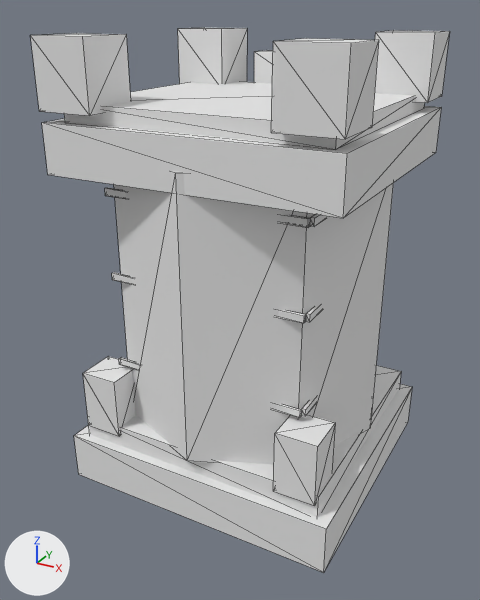
The FBX model factory/unity-src/hyeopgok-sasu/Resources/HyeopgokSasu/Models/tower_base_l3.fbx, before and after one commit.
The view is the same before and after, from a camera (50 mm lens) standing at (1.17, -2.26, 1.85) and looking at (-0.03, -0.07, 0.76). Lighting does not change. The marker at lower left points along +X, +Y and +Z. The older version comes first. Mesh edges are drawn as thin lines. Where no turn or scale is listed for an object, it has been applied to the vertices. Vertices at exactly the same position are counted once.

Script lines for the objects in view, before the commit:
```python
me_tower_base_l3_mesh = bpy.data.meshes.new('tower_base_l3_mesh')
me_tower_base_l3_mesh.from_pydata(...)  # 240 vertices, 348 faces; spans x -0.57..0.57, y -0.54..0.56, z 0.0..1.77
me_tower_base_l3_mesh.materials.append(mat_tower_base_l3_vertexpalette)  # white #e7e7e7
ob_tower_base_l3 = bpy.data.objects.new('tower_base_l3', me_tower_base_l3_mesh)
ob_tower_base_l3.location = (0.0, 0.0, 0.0)
```
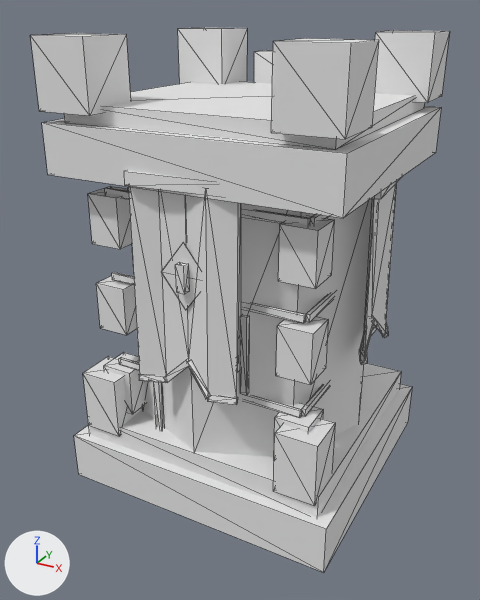
Location of each change, (x1, y1, x2, y2) in pixels of the pictures (480 x 600 px; the box of a moved part takes in the faces that stretch with it):
```json
{"part": 1, "of": "me_tower_base_l3_mesh", "change": "added", "after": [128, 187, 372, 457]}
{"part": 2, "of": "me_tower_base_l3_mesh", "change": "added", "after": [104, 353, 146, 414]}
{"part": 3, "of": "me_tower_base_l3_mesh", "change": "added", "after": [274, 403, 323, 450]}
{"part": 4, "of": "me_tower_base_l3_mesh", "change": "added", "after": [96, 273, 137, 335]}
{"part": 5, "of": "me_tower_base_l3_mesh", "change": "added", "after": [276, 317, 328, 385]}
{"part": 6, "of": "me_tower_base_l3_mesh", "change": "added", "after": [88, 186, 132, 249]}
{"part": 7, "of": "me_tower_base_l3_mesh", "change": "added", "after": [278, 216, 334, 289]}
{"part": 8, "of": "me_tower_base_l3_mesh", "change": "moved or reshaped", "after": [161, 243, 196, 310], "on screen": "not visible before"}
{"part": 9, "of": "me_tower_base_l3_mesh", "change": "moved or reshaped", "after": [175, 262, 189, 294], "on screen": "not visible before"}
{"part": 10, "of": "me_tower_base_l3_mesh", "change": "reshaped", "before": [114, 171, 394, 465], "after": [124, 171, 402, 405]}
```

Scene script edits in JSON lines:
```json
{"block": "me_tower_base_l3_mesh", "where": "# used by ob_tower_base_l3; location = (0.0, 0.0, 0.0)"}
{"op": "remove", "block": "me_tower_base_l3_mesh", "code": "me_tower_base_l3_mesh.from_pydata(...)  # 240 vertices, 348 faces; spans x -0.57..0.57, y -0.54..0.56, z 0.0..1.77"}
{"op": "add", "block": "me_tower_base_l3_mesh", "code": "me_tower_base_l3_mesh.from_pydata(...)  # 388 vertices, 556 faces; spans x -0.57..0.57, y -0.55..0.56, z 0.0..1.77"}
{"block": "me_tower_base_l3_mesh", "change": "me_tower_base_l3_mesh part 1: a new loose piece, an 8-sided cylinder along z spanning x -0.49..0.49, y -0.49..0.49, z 0.28..1.38, in mat_tower_base_l3_vertexpalette (white #e7e7e7)"}
{"block": "me_tower_base_l3_mesh", "change": "me_tower_base_l3_mesh part 2: a new loose piece, a box spanning x -0.45..-0.32, y -0.45..-0.32, z 0.34..0.53, in mat_tower_base_l3_vertexpalette (white #e7e7e7)"}
{"block": "me_tower_base_l3_mesh", "change": "me_tower_base_l3_mesh part 3: a new loose piece, a box spanning x 0.32..0.45, y -0.45..-0.32, z 0.34..0.53, in mat_tower_base_l3_vertexpalette (white #e7e7e7)"}
{"block": "me_tower_base_l3_mesh", "change": "me_tower_base_l3_mesh part 4: a new loose piece, a box spanning x -0.45..-0.32, y -0.45..-0.32, z 0.7..0.89, in mat_tower_base_l3_vertexpalette (white #e7e7e7)"}
{"block": "me_tower_base_l3_mesh", "change": "me_tower_base_l3_mesh part 5: a new loose piece, a box spanning x 0.32..0.45, y -0.45..-0.32, z 0.7..0.89, in mat_tower_base_l3_vertexpalette (white #e7e7e7)"}
{"block": "me_tower_base_l3_mesh", "change": "me_tower_base_l3_mesh part 6: a new loose piece, a box spanning x -0.45..-0.32, y -0.45..-0.32, z 1.04..1.24, in mat_tower_base_l3_vertexpalette (white #e7e7e7)"}
{"block": "me_tower_base_l3_mesh", "change": "me_tower_base_l3_mesh part 7: a new loose piece, a box spanning x 0.32..0.45, y -0.45..-0.32, z 1.04..1.24, in mat_tower_base_l3_vertexpalette (white #e7e7e7)"}
{"block": "me_tower_base_l3_mesh", "change": "me_tower_base_l3_mesh part 8: the loose piece of 4 vertices spanning x -0.09..0.09, y -0.45, z 0.9..1.14 is moved by (0.0, -0.06, 0.0)"}
{"block": "me_tower_base_l3_mesh", "change": "me_tower_base_l3_mesh part 9: the loose piece of 8 vertices spanning x -0.02..0.02, y -0.48..-0.45, z 0.97..1.07 is moved by (0.0, -0.06, 0.0)"}
{"block": "me_tower_base_l3_mesh", "change": "me_tower_base_l3_mesh part 10"}
{"block": "me_tower_base_l3_mesh", "change": "16 vertices are removed from x -0.54..0.54, y -0.54..0.54, z 0.28..1.38"}
{"block": "me_tower_base_l3_mesh", "change": "28 faces are deleted"}
{"block": "me_tower_base_l3_mesh", "change": "90 vertices are added at x -0.2..0.55, y -0.55..0.17, z 0.58..1.36"}
{"block": "me_tower_base_l3_mesh", "change": "10 new vertices lie (0.1, 0.03, 0.0) away from vertices in x -0.2..0.1, y -0.55..-0.53, z 0.58..1.34"}
{"block": "me_tower_base_l3_mesh", "change": "136 new faces join them"}
{"block": "me_tower_base_l3_mesh", "change": "other edits to the shape of me_tower_base_l3_mesh do not show in these pictures"}
```
